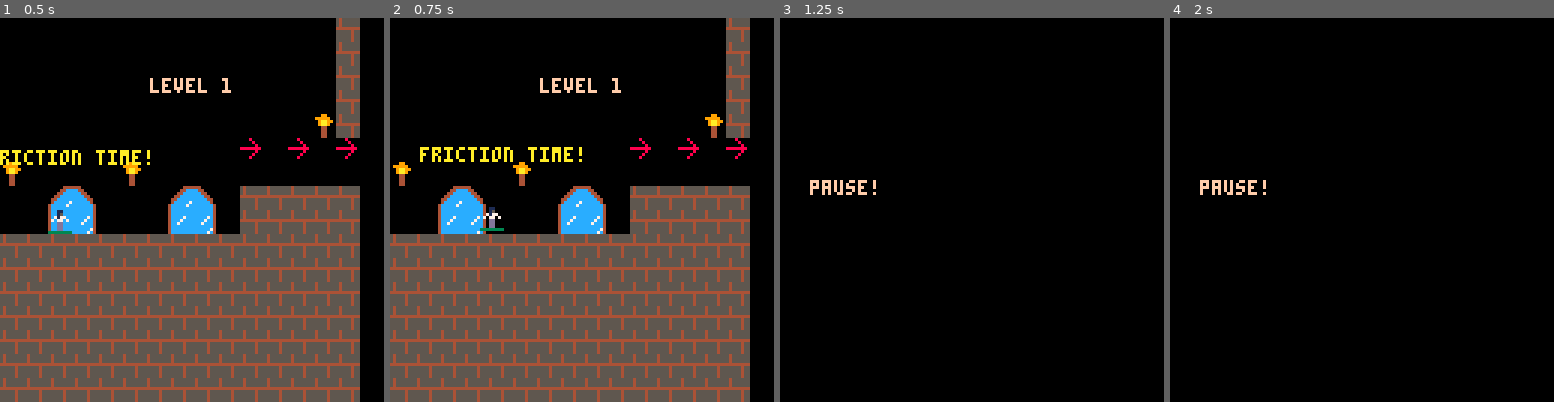
Above: before the commit, frames 1-4 (left to right).
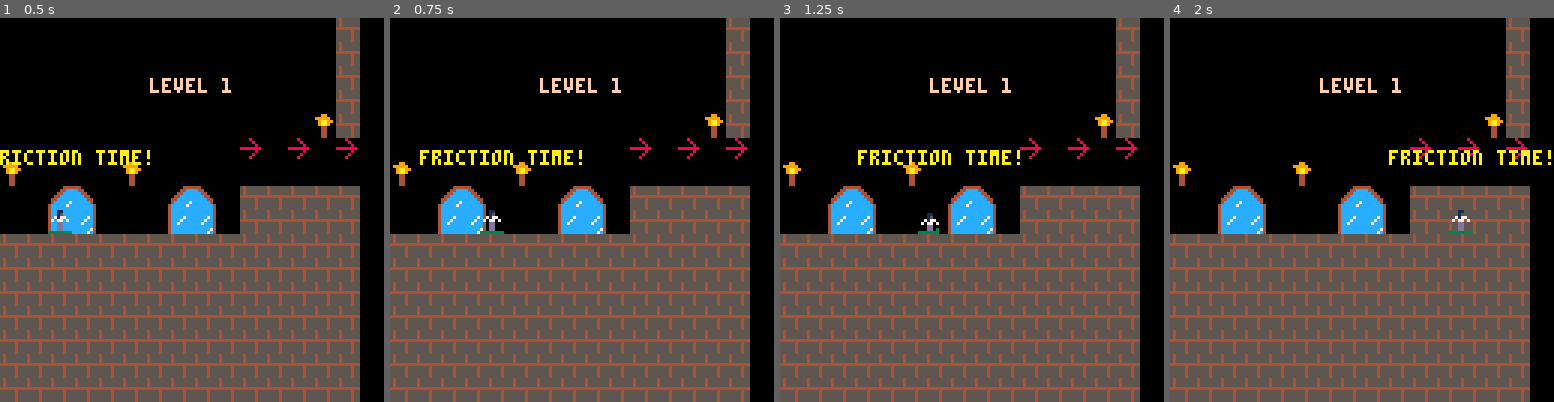
Above: after the commit, the same moments.

Repository: FrederikHR/GDB
Game: PICO-8 cartridge lift.p8
Same seed, same stepped clock (60 frames per second), same inputs: the game is played once before the commit and once after it.
Inputs:
- Up to frame 1 (0.5 s): tap X (X key) at 0.33 s
- Up to frame 2 (0.75 s): tap O (Z key) at 0.7 s
- Up to frame 3 (1.25 s): tap X (X key) at 1.07 s
- Up to frame 4 (2 s): hold Right from 1.6 s (still down); tap O (Z key) at 1.7 s; tap X (X key) at 1.85 s

Frame 1 is identical in both runs. In frame 2, 0.8% of the frame differs, in the area x 7-50%, y 33-57%; in frame 3, 52%, in the area x 0-94%, y 0-100%; in frame 4, 52%.

Commit message:
fixed collision and deleted pause stuff

Diff:
--- a/lift.p8
+++ b/lift.p8
@@ -58,8 +58,6 @@
 end
 
 function game_update()
-
-	if (btnp(❎)) pause_init() --pause
 	--if (btnp(🅾️)) gameover_init() --game over
 	update_player()
 	--if (v.active) update_vine()
@@ -164,7 +162,7 @@
 	--check collision up and down
 	if p.dy>0 and collide_map(p,"down",0) then
 		p.dy=0
-		p.y-=(p.y+p.sh)%8
+		p.y-=(p.y+p.sh*8)%8
 	elseif p.dy<0 and collide_map(p,"up",1) then
 		p.dy=0
 	end
@@ -236,22 +234,7 @@
 
 
 -->8
---pause menu
-function pause_init()
-	_update=pause_update
-	_draw=pause_draw
-	scene="pause"
-	play_music(1)
-end
-
-function pause_update()
-	if (btnp(🅾️)) game_init()
-end
-
-function pause_draw()
-	cls()
-	print("pause!",px,py)
-end
+
 -->8
 --game over screen
 
